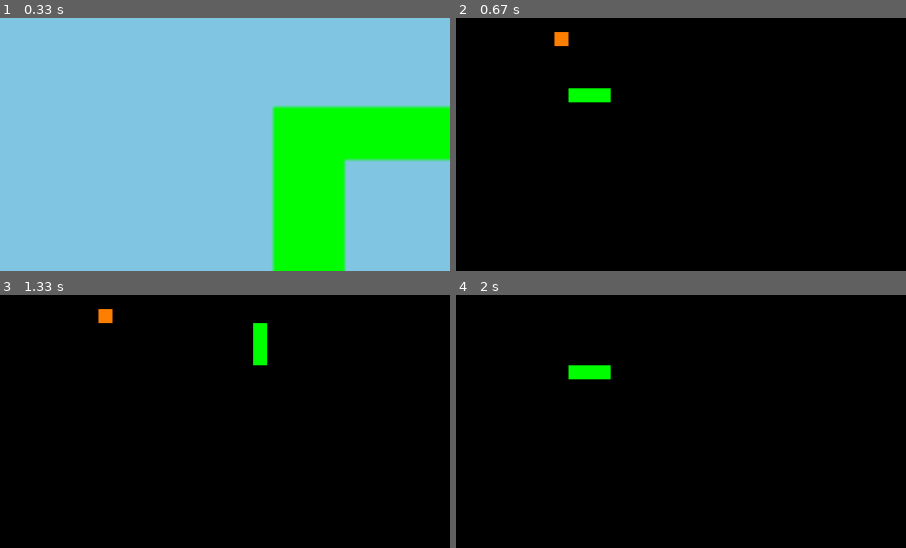
Above: before the commit, frames 1-4 (two rows, left to right).
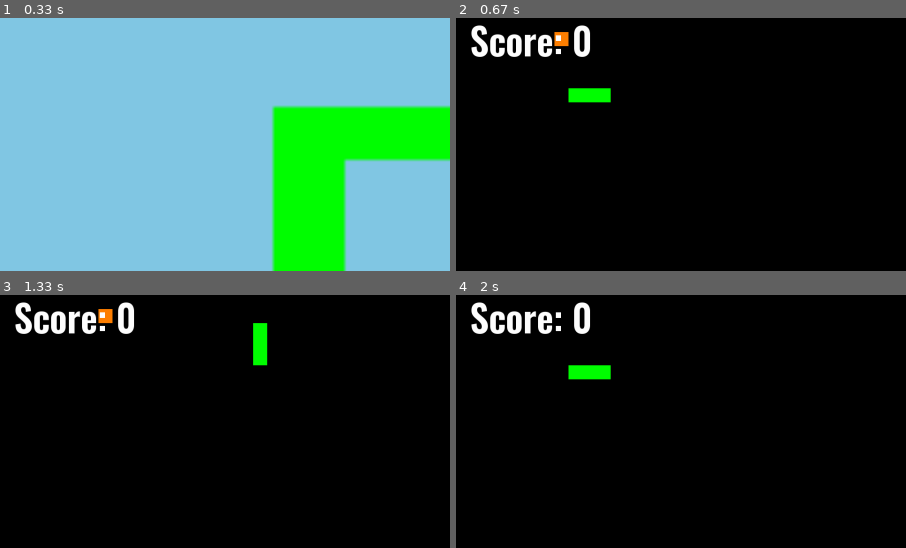
Above: after the commit, the same moments.

Repository: hutgib2/games_site
Game: pygame game, started from games/snake/src/main.py
Two runs of this game, one before a commit and one after it. Both use one fixed random seed, a clock stepped at 60 frames per second and the inputs below.
Inputs:
- Up to frame 1 (0.33 s): no input
- Up to frame 2 (0.67 s): tap Enter at 0.33 s
- Up to frame 3 (1.33 s): hold W from 1.17 s (still down)
- Up to frame 4 (2 s): release W at 1.63 s; tap Enter at 1.67 s
The pictures show only the part of the screen within x 0-50%, y 0-50%; the shares and areas given below are measured in that part.

Frame 1 is identical in both runs. In frame 2, 1.6% of the frame differs, in the area x 3-30%, y 2-16%; in frame 3, 1.6%; in frame 4, 1.6%.

Commit message:
Added powerup timer in the snake game.
Co-authored-by: edenjamsalem <edenjamsalem@users.noreply.github.com>

Diff:
--- a/games/snake/src/game/settings.py
+++ b/games/snake/src/game/settings.py
@@ -1,4 +1,5 @@
 import pygame
+from utils.file_importer import load_images
 
 pygame.init()
 WINDOW_WIDTH, WINDOW_HEIGHT = 1920, 1080
@@ -7,3 +8,5 @@
 COLS = int(WINDOW_WIDTH / CELL_SIZE)
 screen = pygame.display.set_mode((WINDOW_WIDTH, WINDOW_HEIGHT))
 pygame.display.set_caption('snake')
+
+TIMER_FRAMES = load_images("assets", "images", "powerup_timer", scale=6)
--- a/games/snake/src/game/snake.py
+++ b/games/snake/src/game/snake.py
@@ -21,6 +21,12 @@
 # 2. understand how the current code works
 # 3. determine how we need to change it
 # 4. write in small, testable chunks (testable=can run game and see a change)
+
+# Task: Add a powerup timer
+# choose a timer you like the look of
+# cut up the frames and create a folder for it
+# look at how we run the timer in vampire survivor
+# recreate a similar logic for the timer in this game
 
 class Snake():
     def __init__(self):
@@ -49,7 +55,7 @@
         self.powerup_timer = None
         self.score_multiplier = 1
         self.powerup_notifier = Notifier(
-            pos=(WINDOW_WIDTH / 1.1, WINDOW_HEIGHT / 24),
+            pos=(WINDOW_WIDTH / 2, WINDOW_HEIGHT / 24),
             duration=3000,
             color='#FFFFFF',
             size=WINDOW_WIDTH / 24
@@ -69,6 +75,7 @@
         if self.powerup == 'shrink' and len(self.snake) > 2:
             self.snake.pop()
             self.snake.pop()
+            return
         elif self.powerup == 'multiplier':
             self.score_multiplier = 2
         elif self.powerup == 'bounce':
@@ -104,6 +111,15 @@
         pygame.draw.rect(screen, (255, 128, 0), (self.food[1]*CELL_SIZE, self.food[0]*CELL_SIZE, CELL_SIZE, CELL_SIZE))
         if self.powerup_pos:
             pygame.draw.rect(screen, self.powerup_color_map[self.powerup], (self.powerup_pos[1]*CELL_SIZE, self.powerup_pos[0]*CELL_SIZE, CELL_SIZE, CELL_SIZE))
+        if self.powerup_timer:
+            progress = self.powerup_timer.get_progress()
+            i = int(progress * (len(TIMER_FRAMES) - 1))
+            image = TIMER_FRAMES[i]
+            timer_progress_rect = image.get_frect(center = (WINDOW_WIDTH - 32, WINDOW_HEIGHT / 10))
+            screen.blit(image, timer_progress_rect)
+        self.score_text = TextSprite(f'Score: {self.score}', (WINDOW_WIDTH / 12, WINDOW_HEIGHT / 24), (255, 255, 255), WINDOW_WIDTH / 24, ())
+        self.score_text.update()
+        self.powerup_notifier.update()
 
     async def run(self):
         while self.running:
@@ -142,10 +158,7 @@
 
             self.snake.insert(0, self.new_head)
 
-            self.score_text = TextSprite(f'Score: {self.score}', (WINDOW_WIDTH / 12, WINDOW_HEIGHT / 24), (255, 255, 255), WINDOW_WIDTH / 24, ())
-            self.score_text.update()
             self.powerup_spawn_timer.update()
-            self.powerup_notifier.update()
             if self.powerup_timer:
                 self.powerup_timer.update()
 
--- a/games/snake/src/utils/timer.py
+++ b/games/snake/src/utils/timer.py
@@ -28,8 +28,13 @@
         if self.repeat:
             self.repeat = False
 
-    def resume(self):
+    def resume(self): # Use to resume a repeating timer
         self.repeat = True
+
+    def get_progress(self): # returns the progress since last execution of callback
+        elapsed_time = pygame.time.get_ticks() - self.start_time
+        progress = elapsed_time / self.duration
+        return min(progress, 1)
 
     def update(self):
         if pygame.time.get_ticks() - self.start_time >= self.duration:
--- a/pygame-utils/timer.py
+++ b/pygame-utils/timer.py
@@ -28,8 +28,13 @@
         if self.repeat:
             self.repeat = False
 
-    def resume(self):
+    def resume(self): # Use to resume a repeating timer
         self.repeat = True
+
+    def get_progress(self):
+        elapsed_time = pygame.time.get_ticks() - self.start_time
+        progress = elapsed_time / self.duration
+        return min(progress, 1)
 
     def update(self):
         if pygame.time.get_ticks() - self.start_time >= self.duration:
Binary file added: games/snake/src/assets/images/powerup_timer/0.png
Binary file added: games/snake/src/assets/images/powerup_timer/1.png
Binary file added: games/snake/src/assets/images/powerup_timer/2.png
Binary file added: games/snake/src/assets/images/powerup_timer/3.png
Binary file added: games/snake/src/assets/images/powerup_timer/4.png
Binary file added: games/snake/src/assets/images/powerup_timer/5.png
